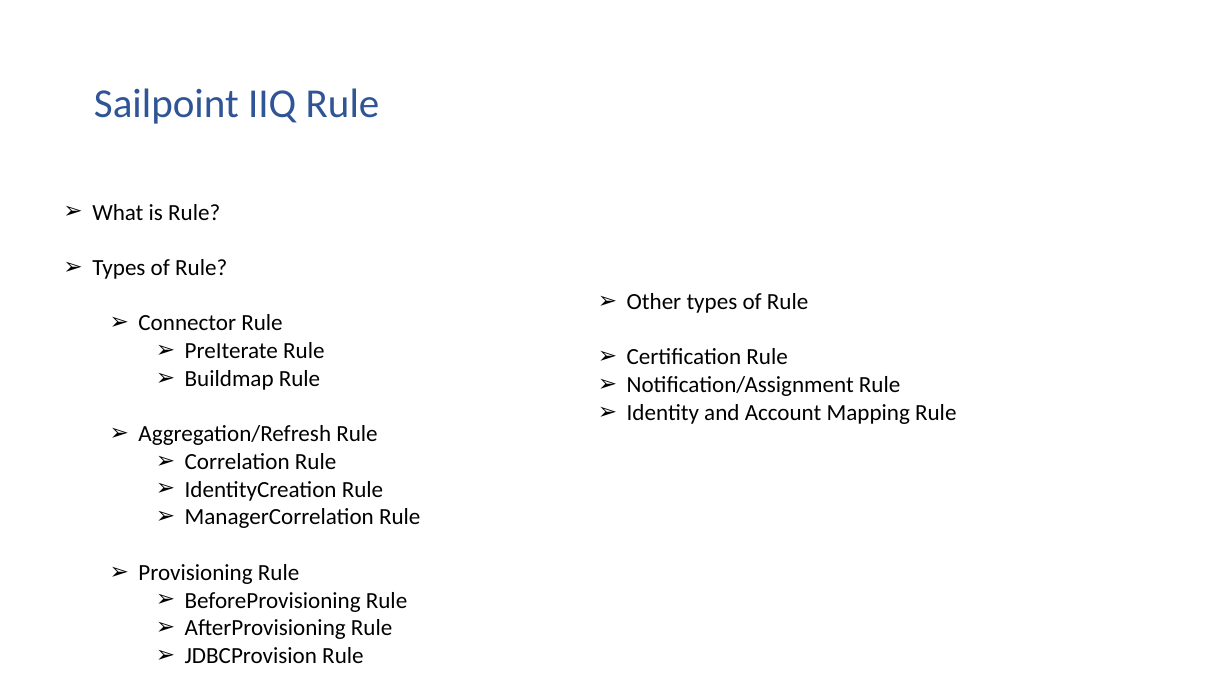
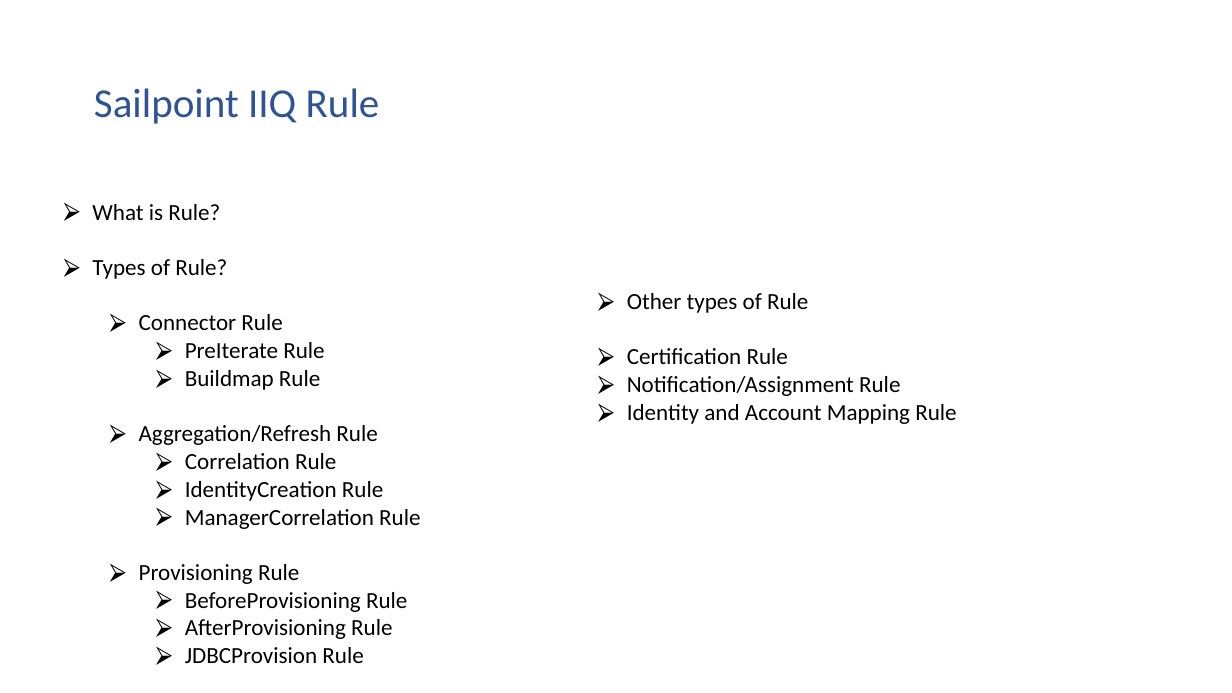
Before and after one commit to ujjwalvats16/source, a slide deck: slide 7 of Sailpoint Tutorial PPT/Identity Management.pptx. Drawn at 1232x693 pixels with LibreOffice and Linux fonts; fonts in the diff are those of the drawing. Boxes give left, top, right and bottom in pixels: in the first picture for what was removed or moved away, otherwise in the second. Text is boxed around its words. In the diff, an @@ line names an element or a change of style, - is before the commit and + after.

```diff
--- a/Sailpoint Tutorial PPT/Identity Management.pptx
+++ b/Sailpoint Tutorial PPT/Identity Management.pptx
@@ text "Other types of Rule" at box(627, 293, 956, 424): bullet ➢ to ⮚ @@
@@ text "What is Rule?" at box(92, 204, 420, 663): bullet ➢ to ⮚ @@
```
Also in this commit, not shown: 15 other slides changed, 1 slide added.
